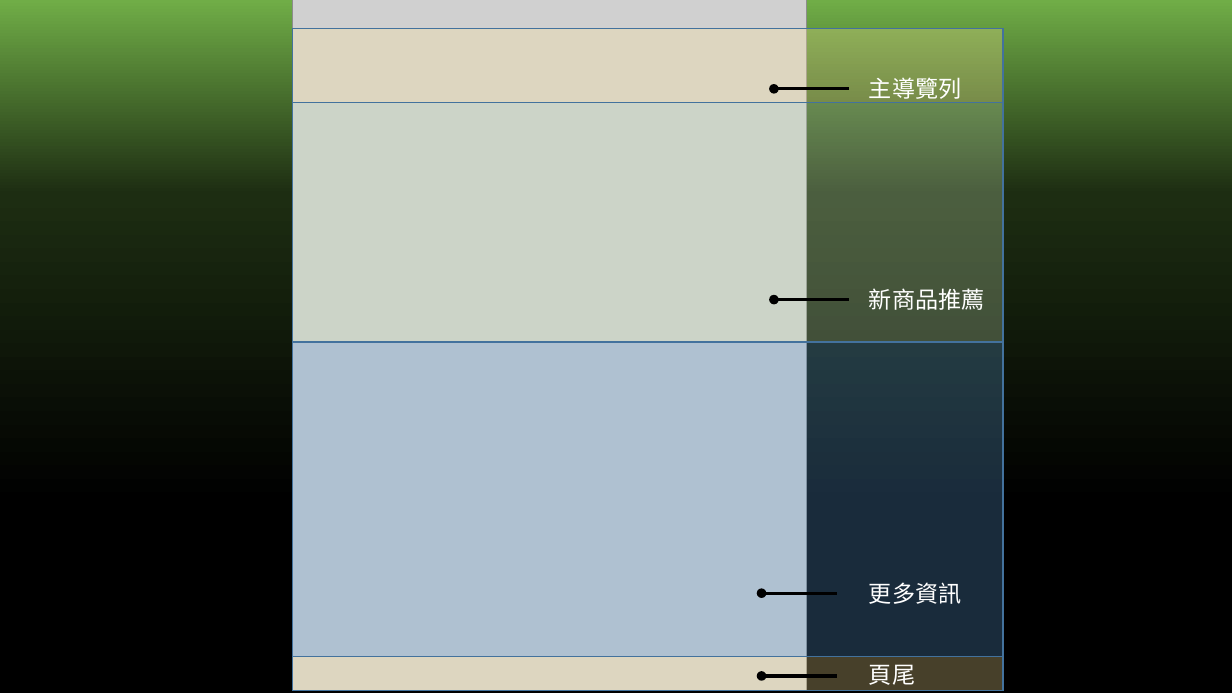
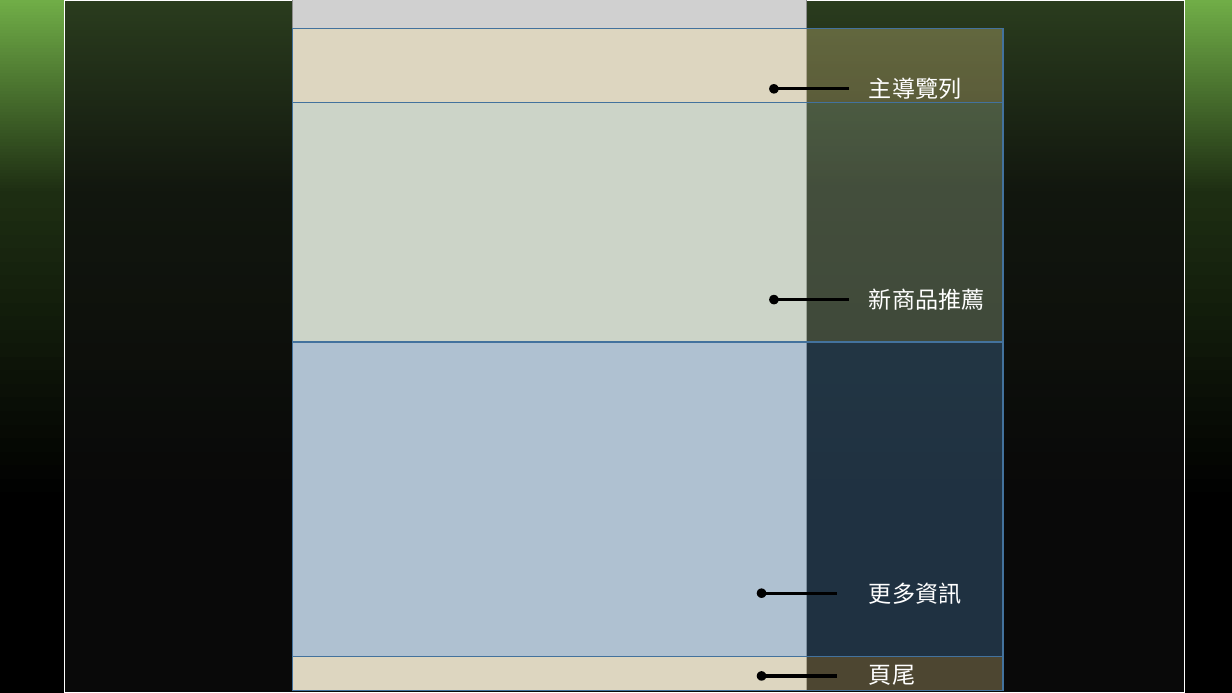
Before and after one commit to deur2008/103590054_HW5, a slide deck: slide 2 of introduction.pptx. Drawn at 1232x693 pixels with LibreOffice and Linux fonts; fonts in the diff are those of the drawing; grey boxes stand for pictures. Boxes give left, top, right and bottom in pixels: in the first picture for what was removed or moved away, otherwise in the second. Text is boxed around its words. In the diff, an @@ line names an element or a change of style, - is before the commit and + after.

```diff
--- a/introduction.pptx
+++ b/introduction.pptx
@@ rectangle added at bbox=[65, 0, 1186, 693], fill #0D0D0D at 70% opacity, outline #FFFFFF 1 pt @@
```
Also in this commit, not shown: 4 other slides changed, 2 other files.
